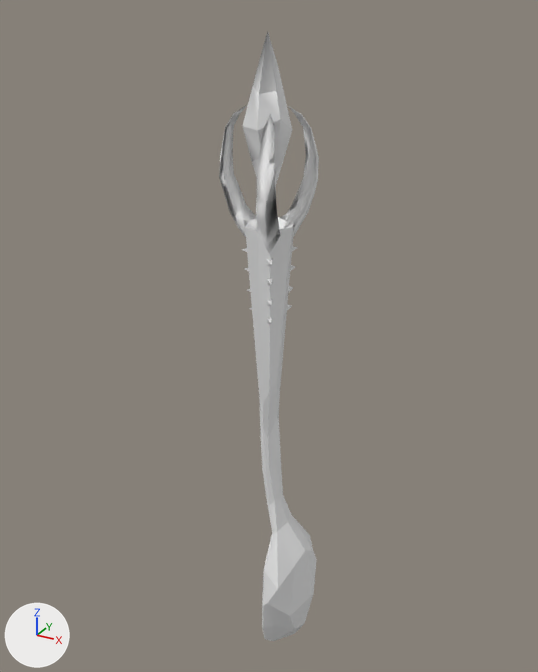
Renders of the FBX model HolyCrapForkIsBackUnity/Assets/Import/Items/models/bul_spoon/cumrock.fbx from each side of a commit.
One viewpoint serves both versions: a 50 mm lens placed at (0.988, -1.857, 1.49), pointed at (-0.063, 0.053, 0.535). The axes (+X, +Y, +Z) are drawn at lower left. The lights are the same throughout. Where no turn or scale is listed for an object, it has been applied to the vertices. Vertices at the same position are counted once.
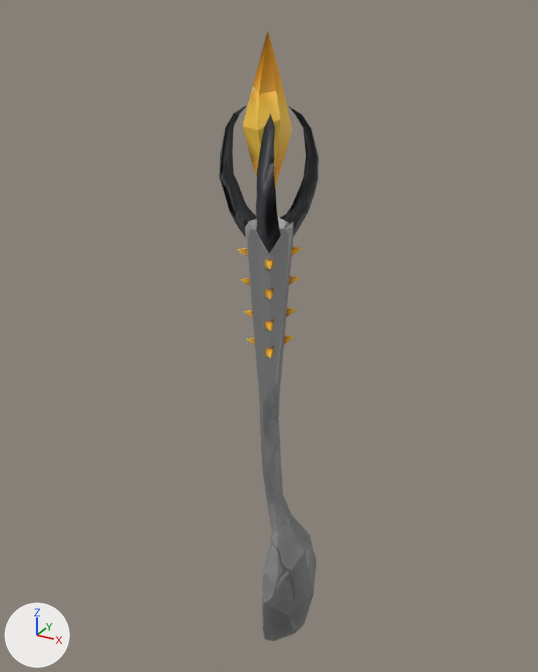
The edits, one by one:
Picture 'ROCKcumtex.png' (img_rockcumtex_png) is new.
In material 'Material.001' (mat_material_001), base_color is no longer (0.8, 0.8, 0.8), white #e7e7e7.
In material 'Material.001' (mat_material_001), texture is now set to img_rockcumtex_png.
me_mesh_001 has 286 vertices, 271 faces and spans x -0.21..0.14, y -0.15..0.16, z -0.63..1.44.
me_mesh_001 is used by ob_plane_001; location (0.0, 0.0, 0.0).
me_mesh_001 part 1: the loose piece of 5 vertices spanning x -0.13..-0.09, y -0.01..0.01, z 0.82..0.84 is scaled about its middle by 1.55, then moved by (-0.01, 0.0, 0.0).
me_mesh_001 part 2: the loose piece of 5 vertices spanning x -0.12..-0.08, y -0.01..0.01, z 0.76..0.78 is scaled about its middle by 1.55, then moved by (-0.01, 0.0, -0.04).
me_mesh_001 part 3: the loose piece of 5 vertices spanning x -0.11..-0.08, y -0.01..0.01, z 0.69..0.71 is scaled about its middle by 1.55, then moved by (0.0, 0.0, -0.07).
me_mesh_001 part 4: the loose piece of 5 vertices spanning x 0.0..0.02, y -0.09..-0.06, z 0.82..0.84 is scaled about its middle by (1.59, 1.8, 1.55), then moved by (0.0, 0.0, -0.01).
me_mesh_001 part 5: the loose piece of 5 vertices spanning x -0.01..0.02, y -0.08..-0.05, z 0.76..0.78 is scaled about its middle by (1.6, 1.8, 1.55), then moved by (0.0, 0.0, -0.04).
me_mesh_001 part 6: the loose piece of 5 vertices spanning x -0.01..0.02, y -0.08..-0.05, z 0.69..0.71 is moved by (0.0, 0.0, -0.07).
me_mesh_001 part 7: the loose piece of 5 vertices spanning x -0.01..0.01, y -0.07..-0.04, z 0.63..0.65 is scaled about its middle by (1.6, 1.8, 1.55), then moved by (0.0, 0.0, -0.11).
me_mesh_001 part 8: the loose piece of 5 vertices spanning x -0.01..0.02, y 0.06..0.09, z 0.82..0.84 is scaled about its middle by (1.72, 1.75, 1.55).
me_mesh_001 part 9: the loose piece of 5 vertices spanning x -0.01..0.01, y 0.06..0.09, z 0.76..0.78 is scaled about its middle by (1.72, 1.75, 1.55), then moved by (0.0, 0.0, -0.04).
me_mesh_001 part 10: the loose piece of 5 vertices spanning x -0.01..0.01, y 0.05..0.08, z 0.69..0.71 is scaled about its middle by (1.72, 1.76, 1.55), then moved by (0.0, 0.0, -0.07).
me_mesh_001 part 11: the loose piece of 5 vertices spanning x -0.02..0.01, y 0.05..0.08, z 0.63..0.65 is scaled about its middle by (1.72, 1.76, 1.55), then moved by (0.0, 0.0, -0.11).
me_mesh_001 part 12: texture (UV) coordinates of 165 of 271 faces, centred in x -0.19..0.05, y -0.14..0.15, z 0.63..1.36, changed; they spanned u 0.47..0.9, v 0.03..0.85 and now span u 0.45..0.98, v 0.32..0.85.

Changed parts and their boxes (x1, y1, x2, y2) in the pictures (538 x 672 px; the box of a moved part takes in the faces that stretch with it):
'Plane.001', surface changed, reshaped: (219, 31, 319, 641) in both
part 1 of me_mesh_001, moved or reshaped: before (241, 248, 247, 252); after (237, 248, 247, 256)
part 2 of me_mesh_001, moved or reshaped (not visible before): after (240, 278, 250, 286)
part 3 of me_mesh_001, moved or reshaped (not visible before): after (244, 310, 253, 318)
part 4 of me_mesh_001, moved or reshaped: before (266, 258, 273, 265); after (265, 259, 273, 269)
part 5 of me_mesh_001, moved or reshaped: before (266, 277, 273, 284); after (265, 287, 274, 299)
part 6 of me_mesh_001, moved or reshaped: before (267, 299, 272, 305); after (265, 318, 274, 331)
part 7 of me_mesh_001, moved or reshaped: before (267, 318, 272, 323); after (265, 346, 274, 358)
part 8 of me_mesh_001, moved or reshaped: before (292, 246, 297, 252); after (291, 246, 303, 256)
part 9 of me_mesh_001, moved or reshaped: before (290, 265, 296, 271); after (289, 276, 300, 285)
part 10 of me_mesh_001, moved or reshaped: before (288, 286, 294, 292); after (286, 307, 297, 317)
part 11 of me_mesh_001, moved or reshaped: before (287, 304, 292, 310); after (284, 335, 294, 345)
part 12 of me_mesh_001, surface changed: (219, 31, 319, 254) in both
